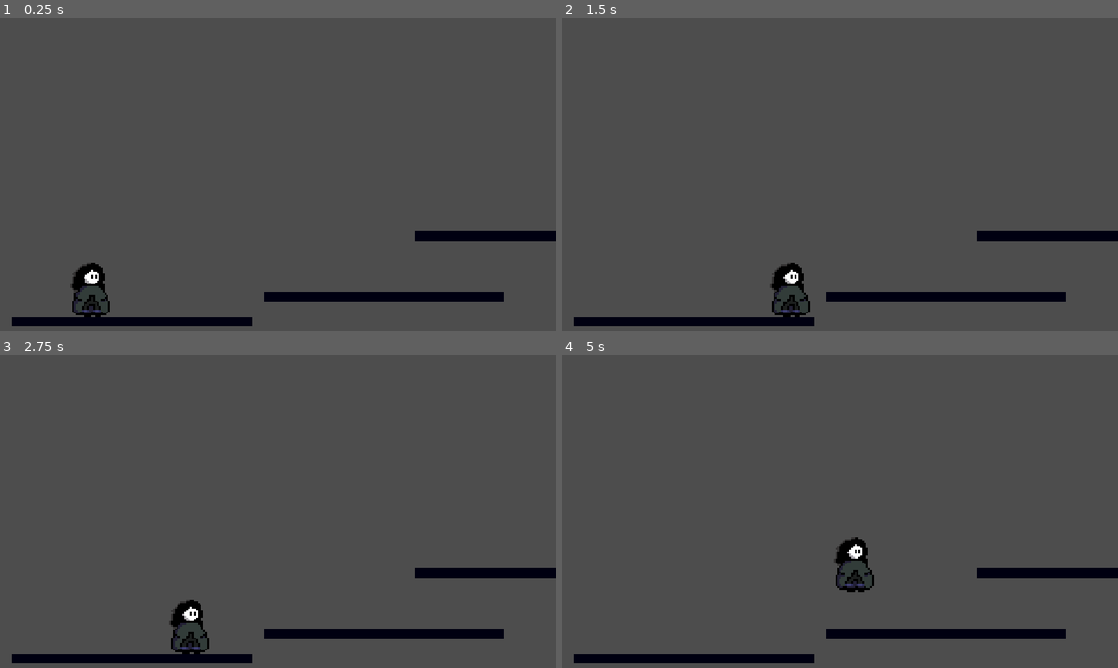
Above: before the commit, frames 1-4 (two rows, left to right).
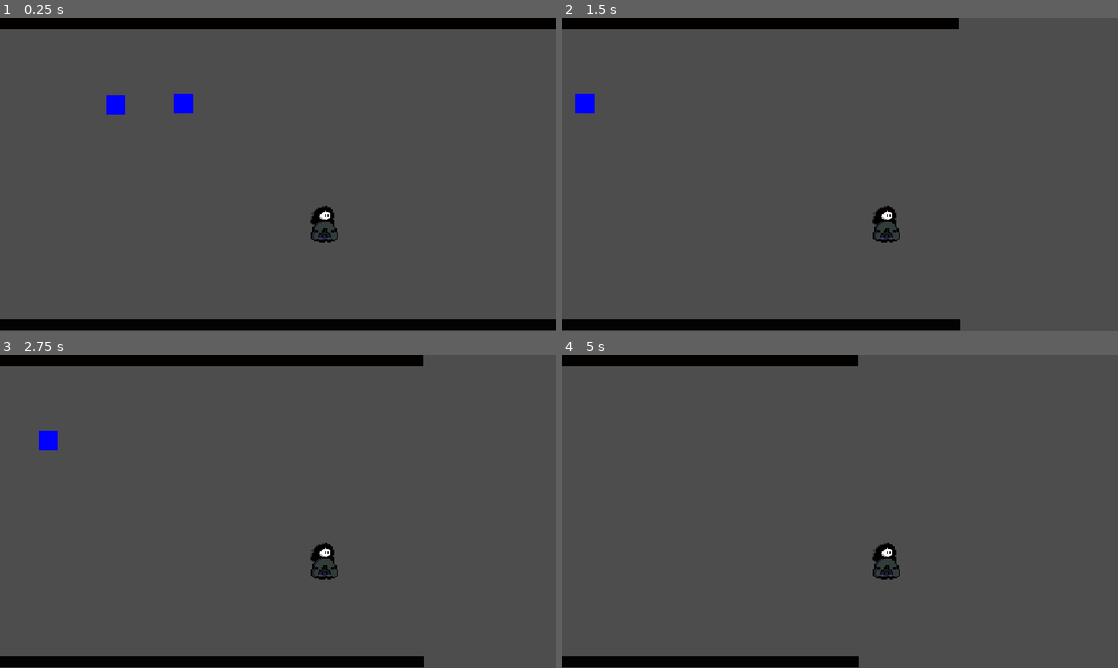
Above: after the commit, the same moments.

Repository: PabloAlmanza47/Lilith
Game: Godot game, scene res://dungeon_room.tscn
The game is run twice, just before and just after one commit, with the same random seed, the same clock (stepped at 60 frames per second) and the same inputs. Before the commit the project starts from res://node_2d.tscn.
Inputs:
- Up to frame 1 (0.25 s): no input
- Up to frame 2 (1.5 s): tap Enter (ui_accept) at 0.5, 0.6, 0.77, 1.07, 1.35 s; hold Right (ui_right) from 0.53 s (still down)
- Up to frame 3 (2.75 s): tap Enter (ui_accept) at 1.52, 1.82, 2.1 s; release Right (ui_right) at 2.03 s; hold Left (ui_left) from 2.03 s (still down)
- Up to frame 4 (5 s): release Left (ui_left) at 2.78 s; hold Right (ui_right) 2.78-4.28 s; tap Enter (ui_accept) at 2.85, 3.02, 3.32, 3.6, 3.77, 4.07, 4.35, 4.52, 4.82 s; hold Left (ui_left) from 4.28 s (still down)

The runs differ from the first frame. In frame 1, 10% of the frame differs, in the area x 0-100%, y 0-100%; in frame 2, 8.2%; in frame 3, 8.6%; in frame 4, 6.7%.

Commit message:
Added: basic enemies to begin mapping out the combat between the player and enemy

Diff:
--- /dev/null
+++ b/Player.gd
@@ -0,0 +1,14 @@
+extends CharacterBody2D
+
+const SPEED = 350
+
+func _physics_process(delta):
+	var direction = Vector2.ZERO
+
+	direction.x = Input.get_axis("ui_left", "ui_right")
+	direction.y = Input.get_axis("ui_up", "ui_down")
+
+	direction = direction.normalized()
+	velocity = direction * SPEED
+
+	move_and_slide()
--- a/character_body_2d.gd
+++ /dev/null
@@ -1,21 +0,0 @@
-extends CharacterBody2D
-
-const SPEED = 300.0
-const JUMP_VELOCITY = -350.0
-
-func _physics_process(delta):
-	# Add gravity
-	if not is_on_floor():
-		velocity.y += 800 * delta
-
-	# Jump
-	if Input.is_action_just_pressed("ui_accept") and is_on_floor():
-		velocity.y = JUMP_VELOCITY
-
-	var direction = Input.get_axis("ui_left", "ui_right")
-	if direction:
-		velocity.x = direction * SPEED
-	else:
-		velocity.x = move_toward(velocity.x, 0, SPEED)
-
-	move_and_slide()
--- /dev/null
+++ b/character_body_2d.tscn
@@ -0,0 +1,23 @@
+[gd_scene format=3 uid="uid://bwhl25ivtiokf"]
+
+[ext_resource type="Script" uid="uid://dgiyxelq26yi4" path="res://Player.gd" id="1_ij6vw"]
+[ext_resource type="Texture2D" uid="uid://cil45cqkmkse3" path="res://Lilith2.png" id="2_ghijl"]
+
+[sub_resource type="RectangleShape2D" id="RectangleShape2D_0hol4"]
+size = Vector2(59, 76)
+
+[node name="Player" type="CharacterBody2D" unique_id=1923977185]
+position = Vector2(506, -28)
+script = ExtResource("1_ij6vw")
+
+[node name="Sprite2D" type="Sprite2D" parent="." unique_id=825529723]
+position = Vector2(229, 506.99997)
+scale = Vector2(2.8164063, 2.5507813)
+texture = ExtResource("2_ghijl")
+
+[node name="Camera2D" type="Camera2D" parent="." unique_id=1841270253]
+position = Vector2(65, 366)
+
+[node name="CollisionShape2D" type="CollisionShape2D" parent="." unique_id=690083980]
+position = Vector2(159.5, 469)
+shape = SubResource("RectangleShape2D_0hol4")
--- /dev/null
+++ b/drop.gd
@@ -0,0 +1,11 @@
+extends Area2D
+
+@export var value := 1
+
+func _ready():
+	body_entered.connect(_on_body_entered)
+
+func _on_body_entered(body):
+	if body.name == "Player":
+		print("Picked up drop! Value:", value)
+		queue_free()
--- /dev/null
+++ b/drop.tscn
@@ -0,0 +1,18 @@
+[gd_scene format=3 uid="uid://bbdq5jme6rpby"]
+
+[ext_resource type="Script" uid="uid://wf1eoiq3gnm6" path="res://drop.gd" id="1_hmaih"]
+
+[sub_resource type="RectangleShape2D" id="RectangleShape2D_dods5"]
+size = Vector2(23, 21)
+
+[node name="Drop" type="Area2D" unique_id=842630890]
+script = ExtResource("1_hmaih")
+
+[node name="CollisionShape2D" type="CollisionShape2D" parent="." unique_id=1379498738]
+position = Vector2(11.5, 10.5)
+shape = SubResource("RectangleShape2D_dods5")
+
+[node name="ColorRect" type="ColorRect" parent="." unique_id=1850978710]
+offset_right = 23.0
+offset_bottom = 21.0
+color = Color(1, 0, 1, 1)
--- /dev/null
+++ b/dungeon_room.tscn
@@ -0,0 +1,47 @@
+[gd_scene format=3 uid="uid://n40ftcbs5hxt"]
+
+[ext_resource type="PackedScene" uid="uid://bwhl25ivtiokf" path="res://character_body_2d.tscn" id="1_huxxj"]
+[ext_resource type="PackedScene" uid="uid://br6652pmmhhsr" path="res://enemy.tscn" id="2_t3l1t"]
+[ext_resource type="PackedScene" uid="uid://bbdq5jme6rpby" path="res://drop.tscn" id="3_cmk5g"]
+
+[sub_resource type="RectangleShape2D" id="RectangleShape2D_t3l1t"]
+size = Vector2(1164, 20)
+
+[node name="DungeonRoom" type="Node2D" unique_id=52623879]
+
+[node name="Player" parent="." unique_id=1923977185 instance=ExtResource("1_huxxj")]
+
+[node name="topWall" type="StaticBody2D" parent="." unique_id=1299853330]
+position = Vector2(6, -142)
+
+[node name="CollisionShape2D" type="CollisionShape2D" parent="topWall" unique_id=1841652769]
+position = Vector2(568, 168)
+shape = SubResource("RectangleShape2D_t3l1t")
+
+[node name="ColorRect" type="ColorRect" parent="topWall" unique_id=1041661056]
+offset_left = -14.0
+offset_top = 157.0
+offset_right = 1145.0
+offset_bottom = 179.0
+color = Color(0.012617188, 0.00058878213, 0.0010381765, 1)
+
+[node name="bottomWall" type="StaticBody2D" parent="." unique_id=685516857]
+position = Vector2(-3, 458)
+
+[node name="CollisionShape2D" type="CollisionShape2D" parent="bottomWall" unique_id=270079773]
+position = Vector2(586.9445, 190.42456)
+shape = SubResource("RectangleShape2D_t3l1t")
+
+[node name="ColorRect" type="ColorRect" parent="bottomWall" unique_id=654608694]
+offset_left = -3.0
+offset_top = 180.0
+offset_right = 1156.0
+offset_bottom = 202.0
+color = Color(0.012617188, 0.012617188, 0.012617188, 1)
+
+[node name="Enemy" parent="." unique_id=273561004 instance=ExtResource("2_t3l1t")]
+drop_scene = ExtResource("3_cmk5g")
+
+[node name="Enemy2" parent="." unique_id=429607 instance=ExtResource("2_t3l1t")]
+position = Vector2(365, 181)
+drop_scene = ExtResource("3_cmk5g")
--- /dev/null
+++ b/enemy.gd
@@ -0,0 +1,37 @@
+extends Area2D
+
+@export var health := 3
+@export var drop_scene: PackedScene
+
+var player_touching := false
+
+func _ready():
+	body_entered.connect(_on_body_entered)
+	body_exited.connect(_on_body_exited)
+
+func _process(delta):
+	if player_touching and Input.is_action_just_pressed("ui_accept"):
+		take_damage(1)
+
+func take_damage(amount):
+	health -= amount
+	print(name, " health: ", health)
+
+	if health <= 0:
+		die()
+
+func die():
+	if drop_scene:
+		var drop = drop_scene.instantiate()
+		drop.global_position = global_position
+		get_parent().add_child(drop)
+
+	queue_free()
+
+func _on_body_entered(body):
+	if body.name == "Player":
+		player_touching = true
+
+func _on_body_exited(body):
+	if body.name == "Player":
+		player_touching = false
--- /dev/null
+++ b/enemy.tscn
@@ -0,0 +1,21 @@
+[gd_scene format=3 uid="uid://br6652pmmhhsr"]
+
+[ext_resource type="Script" uid="uid://bpgf0hegysjhh" path="res://enemy.gd" id="1_7k104"]
+
+[sub_resource type="RectangleShape2D" id="RectangleShape2D_7xaro"]
+size = Vector2(40, 40)
+
+[node name="Enemy" type="Area2D" unique_id=273561004]
+position = Vector2(225, 184)
+script = ExtResource("1_7k104")
+
+[node name="ColorRect" type="ColorRect" parent="." unique_id=186884960]
+offset_left = -10.0
+offset_top = -10.0
+offset_right = 30.0
+offset_bottom = 30.0
+color = Color(0, 0, 1, 1)
+
+[node name="CollisionShape2D" type="CollisionShape2D" parent="." unique_id=514169779]
+position = Vector2(10, 10)
+shape = SubResource("RectangleShape2D_7xaro")
--- a/node_2d.tscn
+++ /dev/null
@@ -1,81 +0,0 @@
-[gd_scene format=3 uid="uid://bwhl25ivtiokf"]
-
-[ext_resource type="Script" uid="uid://jovg4bycn56f" path="res://character_body_2d.gd" id="1_0e48y"]
-[ext_resource type="Texture2D" uid="uid://chcifi6fwt6yl" path="res://Lilith2.png" id="2_epypp"]
-
-[sub_resource type="RectangleShape2D" id="RectangleShape2D_0hol4"]
-size = Vector2(86, 118)
-
-[sub_resource type="RectangleShape2D" id="RectangleShape2D_0e48y"]
-size = Vector2(497, 20)
-
-[node name="Node2D" type="Node2D" unique_id=1071514479]
-position = Vector2(138, 84)
-
-[node name="CharacterBody2D" type="CharacterBody2D" parent="." unique_id=870542229]
-position = Vector2(-42, 377)
-script = ExtResource("1_0e48y")
-
-[node name="CollisionShape2D" type="CollisionShape2D" parent="CharacterBody2D" unique_id=690083980]
-position = Vector2(94, 91)
-shape = SubResource("RectangleShape2D_0hol4")
-
-[node name="Sprite2D" type="Sprite2D" parent="CharacterBody2D" unique_id=825529723]
-position = Vector2(188, 151)
-scale = Vector2(3.9609373, 3.7578127)
-texture = ExtResource("2_epypp")
-
-[node name="StaticBody2D" type="StaticBody2D" parent="." unique_id=862778440]
-position = Vector2(2, 543)
-
-[node name="ColorRect" type="ColorRect" parent="StaticBody2D" unique_id=2026190244]
-offset_left = -115.0
-offset_top = -9.0
-offset_right = 383.0
-offset_bottom = 11.0
-color = Color(0, 0, 0.06666667, 1)
-metadata/_edit_use_anchors_ = true
-
-[node name="CollisionShape2D" type="CollisionShape2D" parent="StaticBody2D" unique_id=2027381805]
-position = Vector2(134, 1)
-shape = SubResource("RectangleShape2D_0e48y")
-
-[node name="StaticBody2D2" type="StaticBody2D" parent="." unique_id=1141653320]
-position = Vector2(644, 481)
-
-[node name="ColorRect2" type="ColorRect" parent="StaticBody2D2" unique_id=1788865534]
-anchors_preset = -1
-anchor_left = 1.2248996
-anchor_top = -15.25
-anchor_right = 1.2248996
-anchor_bottom = -15.25
-offset_left = -234.76306
-offset_top = 3.1966553
-offset_right = 263.23694
-offset_bottom = 23.196655
-color = Color(0, 0, 0.06666667, 1)
-metadata/_edit_use_anchors_ = true
-
-[node name="CollisionShape2D2" type="CollisionShape2D" parent="StaticBody2D2" unique_id=1540296350]
-position = Vector2(14.236938, 13.196655)
-shape = SubResource("RectangleShape2D_0e48y")
-
-[node name="StaticBody2D3" type="StaticBody2D" parent="." unique_id=2140311840]
-position = Vector2(644, 481)
-
-[node name="ColorRect2" type="ColorRect" parent="StaticBody2D3" unique_id=822505255]
-anchors_preset = -1
-anchor_left = 1.2248996
-anchor_top = -15.25
-anchor_right = 1.2248996
-anchor_bottom = -15.25
-offset_left = 78.0
-offset_top = -123.0
-offset_right = 576.0
-offset_bottom = -103.0
-color = Color(0, 0, 0.06666667, 1)
-metadata/_edit_use_anchors_ = true
-
-[node name="CollisionShape2D2" type="CollisionShape2D" parent="StaticBody2D3" unique_id=301814914]
-position = Vector2(327, -114)
-shape = SubResource("RectangleShape2D_0e48y")
--- a/project.godot
+++ b/project.godot
@@ -11,9 +11,9 @@
 [application]
 
 config/name="First Game"
-run/main_scene="res://node_2d.tscn"
+run/main_scene="uid://n40ftcbs5hxt"
 config/features=PackedStringArray("4.6", "Forward Plus")
-config/icon="res://icon.svg"
+config/icon="uid://cil45cqkmkse3"
 
 [display]
 
Not shown, added: Player.gd.uid
Not shown, removed: character_body_2d.gd.uid
Not shown, added: drop.gd.uid
Not shown, added: enemy.gd.uid
